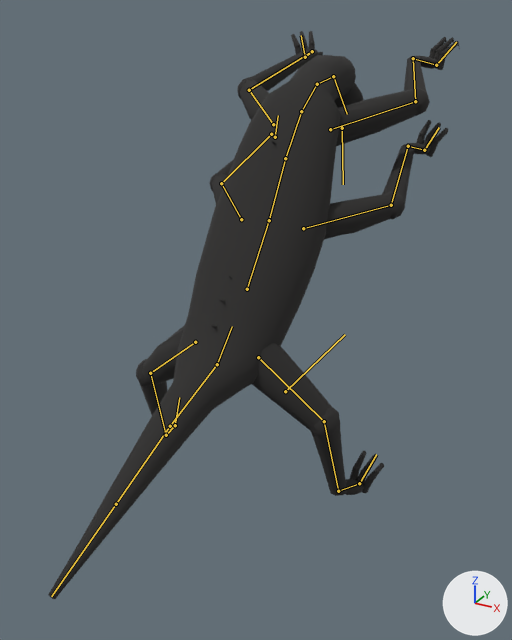
What one commit did to the glTF model content/art/models/climber.glb.
The view is the same before and after, from a 50 mm lens placed at (1.18, -2.67, 1.84), pointed at (0.03, -0.58, 0.79). The lights are fixed; the arrows at lower right show +X, +Y and +Z. The picture after the commit comes second. Both versions are drawn at frame 10 of the action 'grab'; the numbers are the values there. The bones that bend it are drawn over the model as lines.

Names of what the first picture shows: 'body', 'head', 'limbs'.
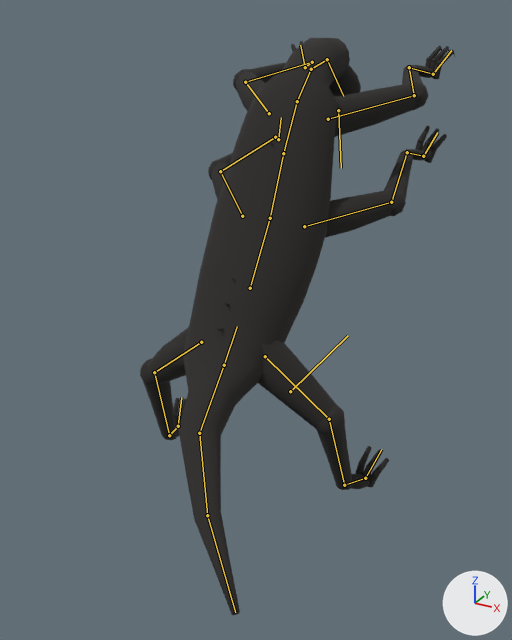
The edits, one by one:
Bone 'root' (bone_root) moves from (0.0, -0.25, 0.32) to (0.0, -0.203, 0.297).
Bone 'pelvis' (bone_pelvis) turns from (40, 0, 0) to (44, 0, 2) degrees about its own x, y and z.
Bone 'spine_01' (bone_spine_01) turns from (10, 0, 0) to (12, 0, -2) degrees about its own x, y and z.
Bone 'spine_02' (bone_spine_02) turns from (6, 0, 0) to (8, 1, 0) degrees about its own x, y and z.
Bone 'spine_03' (bone_spine_03) turns from (-6, 0, 0) to (-3, 0, 0) degrees about its own x, y and z.
Bone 'neck_01' (bone_neck_01) turns from (-24, 0, 0) to (-27, 0, 1) degrees about its own x, y and z.
Bone 'neck_02' (bone_neck_02) turns from (-24, 0, 0) to (-29, 0, 0) degrees about its own x, y and z.
Bone 'head' (bone_head) turns from (-36, 0, 4) to (-36, 0, 0) degrees about its own x, y and z.
Bone 'mouth' (bone_mouth) is rescaled from (1.5, 1.0, 1.5) to (1.2, 1.0, 1.2).
Bone 'upper_fr' (bone_upper_fr) turns from (-49, 50, -13) to (-45, 31, -5) degrees about its own x, y and z.
Bone 'lower_fr' (bone_lower_fr) turns from (5, -6, -21) to (4, -6, -20) degrees about its own x, y and z.
Bone 'hand_fr' (bone_hand_fr) turns from (-74, -67, -19) to (-57, -62, -34) degrees about its own x, y and z.
Bone 'upper_fl' (bone_upper_fl) turns from (-49, -51, 13) to (-46, -30, 5) degrees about its own x, y and z.
Bone 'lower_fl' (bone_lower_fl) turns from (5, 6, 21) to (4, 6, 20) degrees about its own x, y and z.
Bone 'hand_fl' (bone_hand_fl) turns from (-78, 67, 16) to (-57, 60, 36) degrees about its own x, y and z.
Bone 'upper_mr' (bone_upper_mr) turns from (-76, 54, -33) to (-62, 47, -15) degrees about its own x, y and z.
Bone 'hand_mr' (bone_hand_mr) turns from (-118, -44, 29) to (-107, -43, 18) degrees about its own x, y and z.
Bone 'upper_ml' (bone_upper_ml) turns from (-76, -54, 33) to (-52, -46, 2) degrees about its own x, y and z.
Bone 'lower_ml' (bone_lower_ml) turns from (7, 0, 31) to (6, 0, 29) degrees about its own x, y and z.
Bone 'hand_ml' (bone_hand_ml) turns from (-118, 44, -29) to (-99, 41, -3) degrees about its own x, y and z.
Bone 'tail_01' (bone_tail_01) turns from (-30, 0, 0) to (-30, -2, -13) degrees about its own x, y and z.
Bone 'tail_02' (bone_tail_02) turns from (0, 0, 0) to (1, -4, -21) degrees about its own x, y and z.
Bone 'tail_03' (bone_tail_03) turns from (0, 0, 0) to (0, -2, -9) degrees about its own x, y and z.
Bone 'upper_hr' (bone_upper_hr) turns from (-44, -22, 9) to (-41, -23, 6) degrees about its own x, y and z.
Bone 'upper_hl' (bone_upper_hl) turns from (-44, 22, -9) to (-43, 26, -10) degrees about its own x, y and z.
Bone 'lower_hl' (bone_lower_hl) turns from (2, -14, 36) to (2, -13, 34) degrees about its own x, y and z.
Bone 'hook_hl' (bone_hook_hl) turns from (59, -11, -8) to (63, -11, -9) degrees about its own x, y and z.

Location of each change, (x1, y1, x2, y2) in pixels of the pictures (512 x 640 px):
'body', posed (44% narrower, 6% taller): before (48, 55, 356, 599); after (179, 38, 350, 615)
'limbs', posed: before (136, 31, 460, 496); after (140, 41, 455, 490)
'head', posed: before (334, 83, 363, 108); after (329, 65, 361, 97)
bone 'root', root to tip: before (285, 391) to (345, 334); after (290, 391) to (348, 335)
bone 'pelvis', root to tip: before (217, 364) to (232, 326); after (224, 365) to (237, 326)
bone 'spine_01', root to tip: before (247, 289) to (269, 220); after (250, 288) to (270, 218)
bone 'spine_02', root to tip: before (269, 220) to (285, 158); after (270, 218) to (283, 153)
bone 'spine_03', root to tip: before (285, 158) to (301, 111); after (283, 153) to (297, 101)
bone 'neck_01', root to tip: before (301, 111) to (317, 84); after (297, 101) to (311, 69)
bone 'neck_02', root to tip: before (317, 84) to (333, 76); after (311, 69) to (327, 59)
bone 'head', root to tip: before (333, 76) to (347, 114); after (327, 59) to (343, 96)
bone 'mouth', root to tip: before (342, 128) to (343, 184); after (338, 110) to (341, 168)
bone 'upper_fr', root to tip: before (330, 129) to (415, 101); after (328, 119) to (414, 95)
bone 'lower_fr', root to tip: before (415, 101) to (413, 58); after (414, 95) to (409, 67)
bone 'hand_fr', root to tip: before (413, 58) to (436, 65); after (409, 67) to (433, 74)
bone 'upper_fl', root to tip: before (273, 124) to (249, 90); after (269, 113) to (245, 82)
bone 'lower_fl', root to tip: before (249, 90) to (312, 51); after (245, 82) to (312, 62)
bone 'hand_fl', root to tip: before (312, 51) to (305, 57); after (312, 62) to (305, 67)
bone 'upper_mr', root to tip: before (303, 228) to (391, 205); after (304, 226) to (391, 202)
bone 'hand_mr', root to tip: before (408, 146) to (424, 150); after (407, 152) to (423, 156)
bone 'upper_ml', root to tip: before (241, 219) to (221, 183); after (242, 216) to (220, 171)
bone 'lower_ml', root to tip: before (221, 183) to (271, 134); after (220, 171) to (275, 137)
bone 'hand_ml', root to tip: before (271, 134) to (275, 137); after (275, 137) to (278, 139)
bone 'tail_01', root to tip: before (217, 364) to (170, 426); after (224, 365) to (199, 433)
bone 'tail_02', root to tip: before (170, 426) to (116, 504); after (199, 433) to (207, 515)
bone 'tail_03', root to tip: before (116, 504) to (51, 596); after (207, 515) to (235, 612)
bone 'upper_hr', root to tip: before (258, 357) to (324, 421); after (265, 356) to (329, 419)
bone 'upper_hl', root to tip: before (195, 342) to (150, 373); after (201, 342) to (154, 372)
bone 'lower_hl', root to tip: before (150, 373) to (166, 435); after (154, 372) to (169, 435)
bone 'hook_hl', root to tip: before (175, 425) to (179, 397); after (178, 426) to (181, 397)
